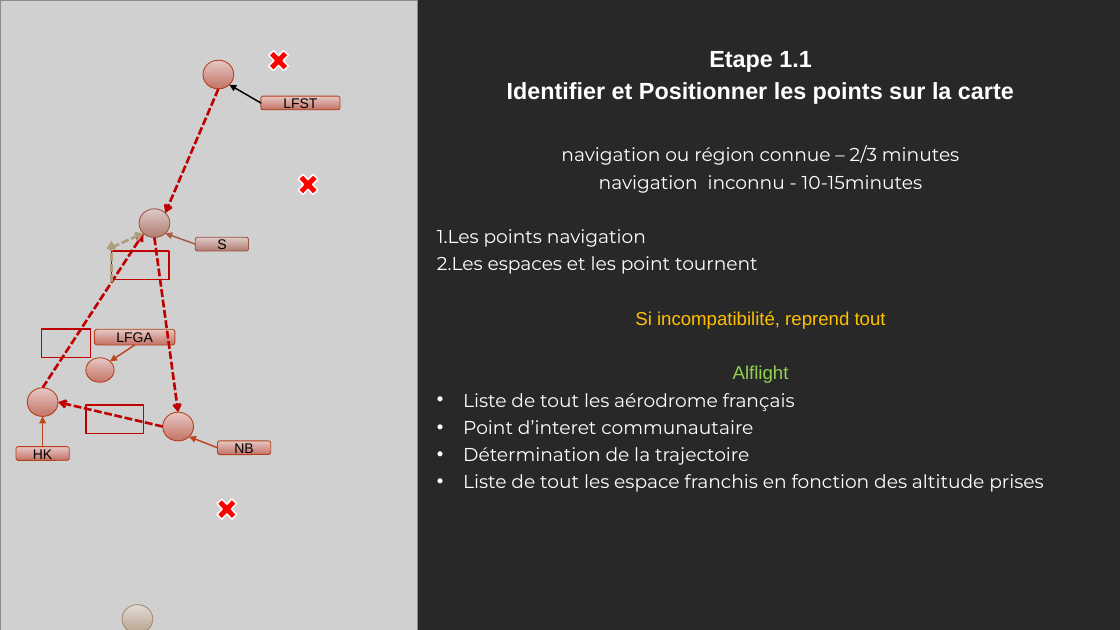
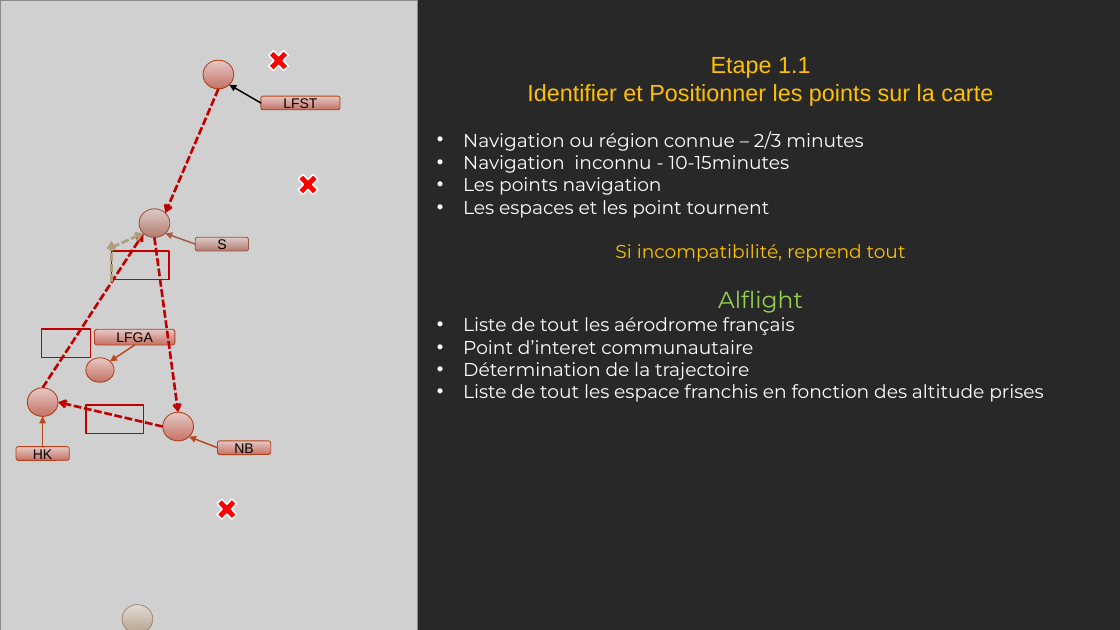
Before and after one commit to Ne0hermes/alflight, a slide deck: slide 3 of ALFlight_Presentation_Complete.pptx. Drawn at 1120x630 pixels with LibreOffice and Linux fonts; fonts in the diff are those of the drawing; grey boxes stand for pictures. Boxes give left, top, right and bottom in pixels: in the first picture for what was removed or moved away, otherwise in the second. Text is boxed around its words. In the diff, an @@ line names an element or a change of style, - is before the commit and + after.

Commit message:
Update: Navigation module, AIXM parser et VFR points extractor - Ajout doc PDF

```diff
--- a/ALFlight_Presentation_Complete.pptx
+++ b/ALFlight_Presentation_Complete.pptx
@@ text at (x1=463, y1=57, x2=1043, y2=402): text colour #FFFFFF to #FFC000, bold off in "Etape 1.1", "Identifier et Positionner les points sur la ..."; font Arial to Montserrat in "Si incompatibilité, reprend tout", "Alflight"; size 16 to 20 pt in "Alflight"; line spacing 0.8 to 1; less space between paragraphs; bullet 1. to • @@
@@ text at (x1=463, y1=131, x2=863, y2=173): text changed @@
-navigation ou région connue – 2/3 minutes
-navigation inconnu - 10-15minutes
+• Navigation ou région connue – 2/3 minutes
+• Navigation inconnu - 10-15minutes
```
Also in this commit, not shown: 16 other slides changed, 10 slides added, 17 slides removed, 6 other files.
